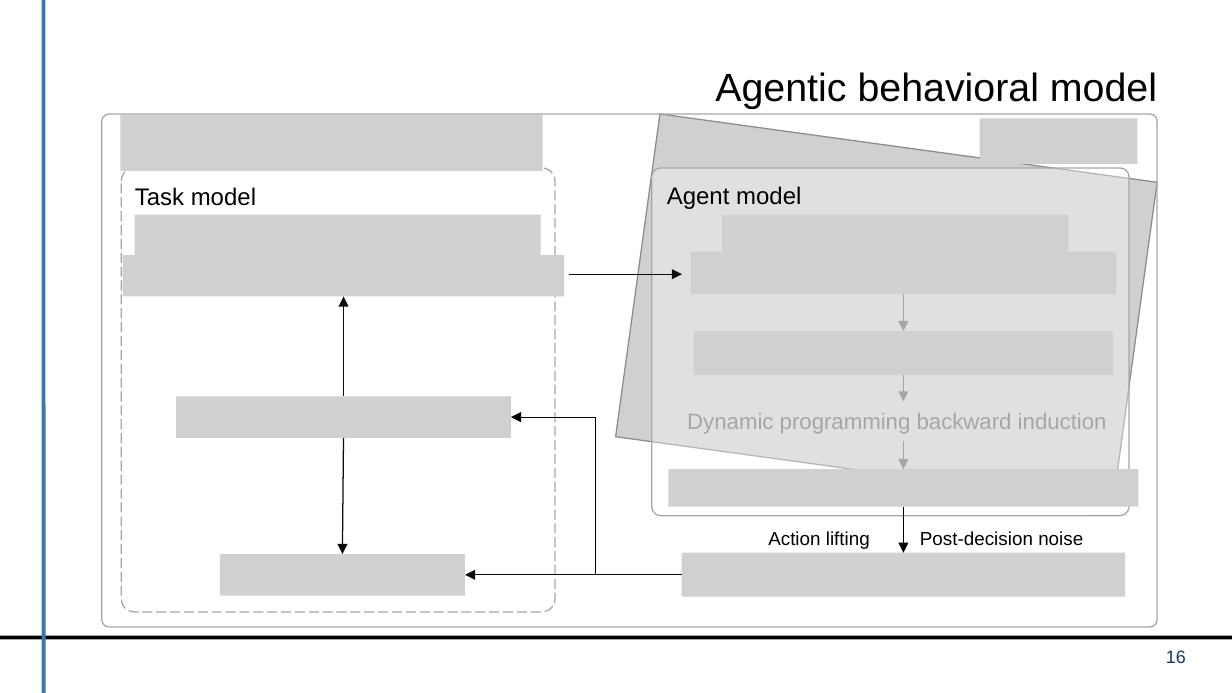
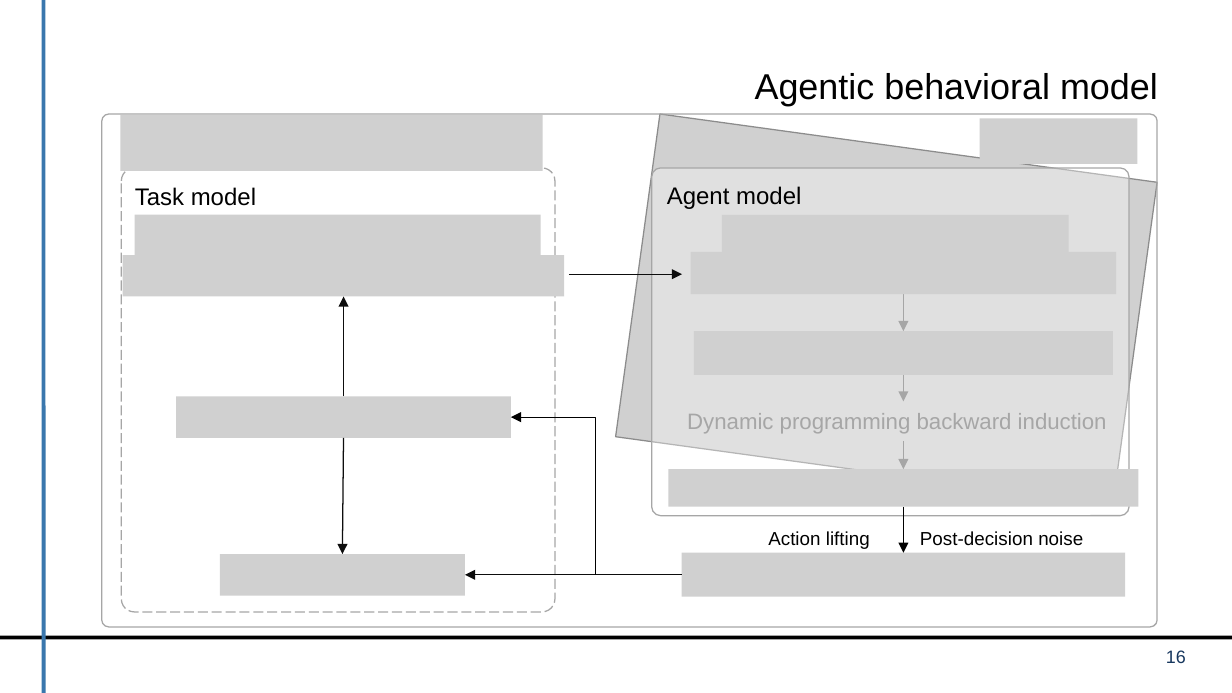
Before and after one commit to dirk-ostwald/Optimal-dual-task-performance, a slide deck: slide 16 of presentation/TP3-Kick-Off-Presentation.pptx. Drawn at 1232x693 pixels with LibreOffice and Linux fonts; fonts in the diff are those of the drawing; grey boxes stand for pictures; background and template pictures are left out. Boxes give left, top, right and bottom in pixels: in the first picture for what was removed or moved away, otherwise in the second. Text is boxed around its words. In the diff, an @@ line names an element or a change of style, - is before the commit and + after.

```diff
--- a/presentation/TP3-Kick-Off-Presentation.pptx
+++ b/presentation/TP3-Kick-Off-Presentation.pptx
@@ title "Agentic behavioral model" at [755, 73, 1158, 106]: size 23 to 21 pt @@
```
Also in this commit, not shown: 4 other slides changed, 2 slides added, 2 other files.
